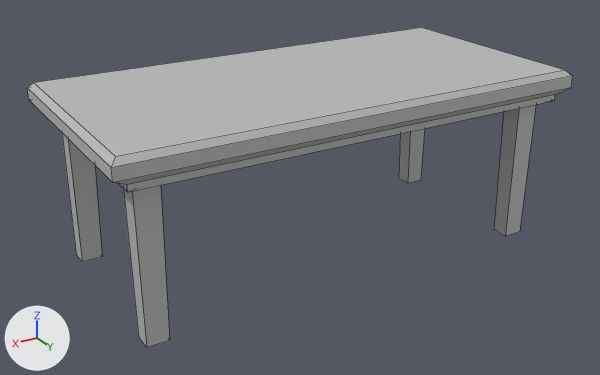
An edit to the FBX model LudumDare51/Assets/ASSETS/ASSETS/SM_Desk.fbx, drawn before and after from the same camera.
Camera for both pictures: a camera (50 mm lens) standing at (2.58, 4.23, 2.53) and looking at (0.06, 0.03, 0.44). The lights are fixed; the arrows at lower left show +X, +Y and +Z. Mesh edges are drawn as thin lines. Where no turn or scale is listed for an object, it has been applied to the vertices.

Script lines for the objects in view, before the commit:
```python
me_mesh = bpy.data.meshes.new('Mesh')
me_mesh.from_pydata(...)  # 52 vertices, 50 faces; spans x -1.5..1.5, y -0.75..0.75, z 0.0..1.15
me_mesh.materials.append(mat_lambert1)  # grey #bcbcbc
ob_desk = bpy.data.objects.new('Desk', me_mesh)
ob_desk.location = (0.0, 0.0, 0.0)
```
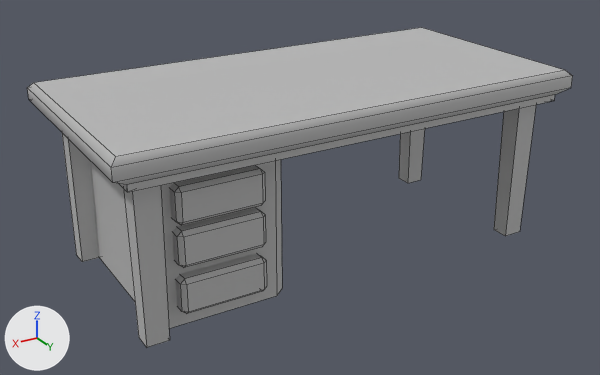
Diff of the bpy script that builds the scene:
```diff
--- a/LudumDare51/Assets/ASSETS/ASSETS/SM_Desk.fbx.py
+++ b/LudumDare51/Assets/ASSETS/ASSETS/SM_Desk.fbx.py
@@ mat_lambert2 @@
+mat_lambert2 = principled_material('lambert2')
+mat_lambert2.base_color = (0.5, 0.5, 0.5)  # grey #bcbcbc
@@ me_mesh @@
 me_mesh.from_pydata(...)  # 52 vertices, 50 faces; spans x -1.5..1.5, y -0.75..0.75, z 0.0..1.15
 # used by ob_desk; location = (0.0, 0.0, 0.0)
+# me_mesh part 1: edges marked sharp go from 76 to 60
 me_mesh.materials.append(mat_lambert1)
@@ me_mesh_003 @@
+me_mesh_003.from_pydata(...)  # 20 vertices, 17 faces; spans x -0.263..0.263, y -0.091..0.091, z -0.109..0.109
+me_mesh_003.materials.append(mat_lambert2)  # grey #bcbcbc
@@ me_mesh_004 @@
+me_mesh_004.from_pydata(...)  # 20 vertices, 17 faces; spans x -0.263..0.263, y -0.091..0.091, z -0.109..0.109
+me_mesh_004.materials.append(mat_lambert2)  # grey #bcbcbc
@@ me_mesh_001 @@
+me_mesh_001.from_pydata(...)  # 12 vertices, 7 faces; spans x -0.407..0.407, y -0.562..0.562, z -0.474..0.474
+me_mesh_001.materials.append(mat_lambert2)  # grey #bcbcbc
@@ me_mesh_002 @@
+me_mesh_002.from_pydata(...)  # 20 vertices, 17 faces; spans x -0.263..0.263, y -0.091..0.091, z -0.109..0.109
+me_mesh_002.materials.append(mat_lambert2)  # grey #bcbcbc
@@ ob_desk_tirror02 @@
+ob_desk_tirror02 = bpy.data.objects.new('Desk_Tirror02', me_mesh_003)
+ob_desk_tirror02.location = (0.861, 0.483, 0.496)
@@ ob_desk_tirror01 @@
+ob_desk_tirror01 = bpy.data.objects.new('Desk_Tirror01', me_mesh_004)
+ob_desk_tirror01.location = (0.861, 0.483, 0.749)
@@ ob_desk_under @@
+ob_desk_under = bpy.data.objects.new('Desk_Under', me_mesh_001)
+ob_desk_under.location = (0.834, -0.076, 0.475)
@@ ob_desk_tirror03 @@
+ob_desk_tirror03 = bpy.data.objects.new('Desk_Tirror03', me_mesh_002)
+ob_desk_tirror03.location = (0.861, 0.483, 0.211)
```

Pixel boxes [x1, y1, x2, y2] of what changed, in the pictures (600 x 375 px):
'Desk_Under', added
    after: [91, 159, 282, 328]
'Desk_Tirror01', added
    after: [169, 165, 265, 225]
'Desk_Tirror02', added
    after: [172, 208, 266, 268]
'Desk_Tirror03', added
    after: [175, 253, 267, 314]
part 1 of me_mesh, shading changed
    both: [27, 28, 573, 347]
